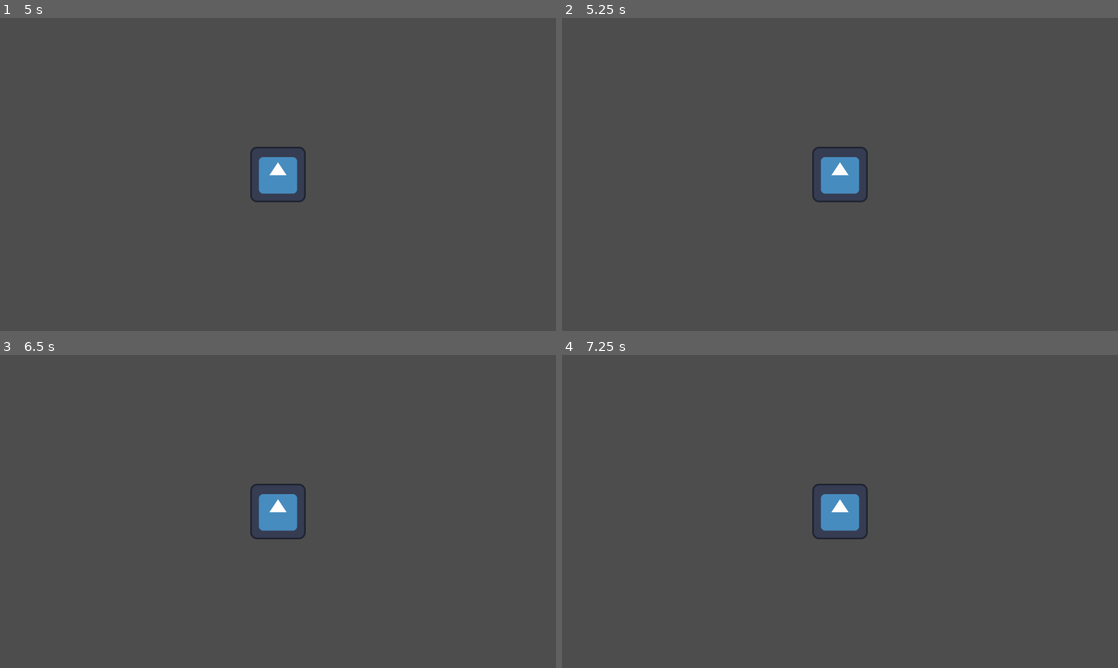
Above: before the commit, frames 1-4 (two rows, left to right).
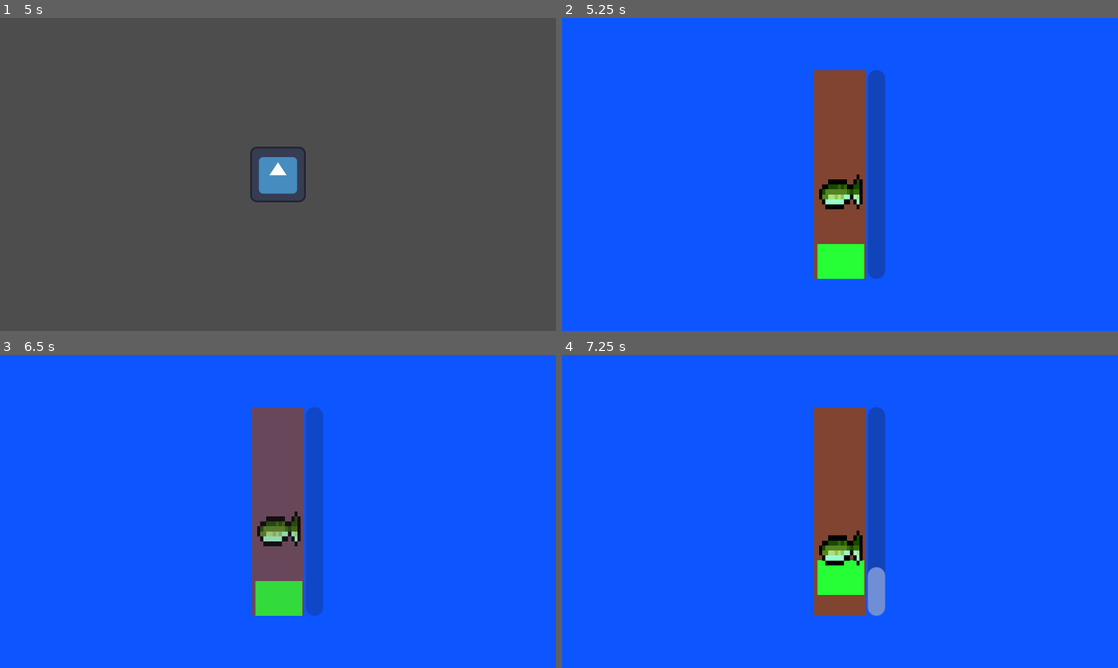
Above: after the commit, the same moments.

Repository: dogamujde/fishing-game
Game: Godot game, scene res://scenes/main.tscn
Same seed, same stepped clock (60 frames per second), same inputs: the game is played once before the commit and once after it. The engine's default icon, where the game draws it, is replaced by a stand-in: a white triangle on a blue panel in a dark square.
Inputs (mouse positions are in pixels of both pictures, inside the frame that each line leads up to):
- Up to frame 1 (5 s): tap Enter (ui_accept) at 0.5, 0.77, 0.8, 1.07, 1.35, 1.52, 1.82, 2.3, 2.75, 3.02, 3.32, 3.77, 3.8, 4.07, 4.25, 4.35, 4.52, 4.82 s; move the mouse to (400, 158) at 0.52 s; press the mouse at (400, 158) at 0.53 s; hold D (move_right) 0.53-1.28 s; move the mouse to (166, 190) at 1.27 s; release the mouse at (166, 190) at 1.28 s; hold S (move_down) 1.28-2.03 s; click (166, 190) at 1.55 s; move the mouse to (333, 105) at 2.02 s; hold D (move_right) 2.03-2.78 s; hold E (interact) 2.03-2.78 s; move the mouse to (250, 237) at 2.77 s; hold Up (ui_up) 2.78-3.53 s; click (250, 237) at 2.85 s; move the mouse to (444, 221) at 3.52 s; press the mouse at (444, 221) at 3.53 s; hold A (move_left) from 3.53 s (still down); move the mouse to (111, 127) at 4.27 s; release the mouse at (111, 127) at 4.28 s; click (111, 127) at 4.55 s
- Up to frame 2 (5.25 s): tap Enter (ui_accept) at 5 s; move the mouse to (867, 174) at 5.02 s; release A (move_left) at 5.03 s; hold S (move_down) from 5.03 s (still down); hold E (interact) from 5.03 s (still down)
- Up to frame 3 (6.5 s): tap Enter (ui_accept) at 5.3, 5.75, 6.02, 6.32 s; move the mouse to (194, 433) at 5.77 s; release S (move_down) at 5.78 s; release E (interact) at 5.78 s; hold D (move_right) from 5.78 s (still down); click (194, 433) at 5.85 s
- Up to frame 4 (7.25 s): move the mouse to (962, 495) at 6.52 s; release D (move_right) at 6.53 s; press the mouse at (962, 495) at 6.53 s; hold Up (ui_up) from 6.53 s (still down); tap Enter (ui_accept) at 6.77, 6.8, 7.07 s

Frame 1 is identical in both runs. In frame 2, 100% of the frame differs, in the area x 0-100%, y 0-100%; in frame 3, 100%; in frame 4, 100%.

Commit message:
finished minigame

Diff:
--- /dev/null
+++ b/Resources/Fish/Carp.tres
@@ -0,0 +1,9 @@
+[gd_resource type="Resource" script_class="FishType" format=3 uid="uid://crdoovg6uoqqj"]
+
+[ext_resource type="Script" uid="uid://so1o0wyu7fie" path="res://scripts/FishType.gd" id="1_s3blb"]
+
+[resource]
+script = ExtResource("1_s3blb")
+tint = Color(1, 1, 1, 1)
+pattern = 3
+metadata/_custom_type_script = "uid://so1o0wyu7fie"
--- /dev/null
+++ b/Resources/Rod/Bamboo Pole.tres
@@ -0,0 +1,7 @@
+[gd_resource type="Resource" script_class="RodType" format=3 uid="uid://bbwhv1rsaygy"]
+
+[ext_resource type="Script" uid="uid://bljvuuvxywnwn" path="res://scripts/RodType.gd" id="1_67dn3"]
+
+[resource]
+script = ExtResource("1_67dn3")
+metadata/_custom_type_script = "uid://bljvuuvxywnwn"
--- a/project.godot
+++ b/project.godot
@@ -55,6 +55,11 @@
 "events": [Object(InputEventKey,"resource_local_to_scene":false,"resource_name":"","device":-1,"window_id":0,"alt_press …(191 unchanged characters)…
 ]
 }
+attack={
+"deadzone": 0.2,
+"events": [Object(InputEventMouseButton,"resource_local_to_scene":false,"resource_name":"","device":-1,"window_id":0,"alt_pressed":false,"shift_pressed":false,"ctrl_pressed":false,"meta_pressed":false,"button_mask":1,"position":Vector2(587, 25),"global_position":Vector2(606, 121),"factor":1.0,"button_index":1,"canceled":false,"pressed":true,"double_click":false,"script":null)
+]
+}
 
 [physics]
 
--- a/scenes/FishingMiniGame.tscn
+++ b/scenes/FishingMiniGame.tscn
@@ -1,7 +1,10 @@
 [gd_scene format=3 uid="uid://c6t81t7gjktaa"]
 
 [ext_resource type="Script" uid="uid://cploci1w2mfq7" path="res://scripts/fishing_mini_game.gd" id="1_bxwdx"]
+[ext_resource type="Resource" uid="uid://crdoovg6uoqqj" path="res://Resources/Fish/Carp.tres" id="2_c1ico"]
 [ext_resource type="Texture2D" uid="uid://bf3mmiwhlueir" path="res://assets/fish_minigame/fishicon.png" id="2_d85yt"]
+[ext_resource type="Resource" uid="uid://bbwhv1rsaygy" path="res://Resources/Rod/Bamboo Pole.tres" id="3_n0roo"]
+[ext_resource type="AudioStream" uid="uid://bxqpt7dfxkk1g" path="res://assets/fish_minigame/hook.wav" id="5_n0roo"]
 
 [sub_resource type="ParticleProcessMaterial" id="ParticleProcessMaterial_j1a6q"]
 particle_flag_disable_z = true
@@ -15,8 +18,11 @@
 
 [node name="FishingMiniGame" type="CanvasLayer" unique_id=410411783]
 script = ExtResource("1_bxwdx")
+fish = ExtResource("2_c1ico")
+rod = ExtResource("3_n0roo")
 
 [node name="Control" type="Control" parent="." unique_id=1322134923]
+unique_name_in_owner = true
 layout_mode = 3
 anchors_preset = 15
 anchor_right = 1.0
@@ -34,6 +40,7 @@
 color = Color(0.050980393, 0.33333334, 1, 1)
 
 [node name="CatchArea" type="Control" parent="Control" unique_id=1013513032]
+unique_name_in_owner = true
 layout_mode = 1
 anchors_preset = 8
 anchor_left = 0.5
@@ -48,6 +55,7 @@
 grow_vertical = 2
 
 [node name="BarTrack" type="ColorRect" parent="Control/CatchArea" unique_id=1702775910]
+unique_name_in_owner = true
 layout_mode = 1
 anchors_preset = 8
 anchor_left = 0.5
@@ -62,7 +70,8 @@
 grow_vertical = 2
 color = Color(1, 0.5294118, 0.24705882, 1)
 
-[node name="ColorRect" type="ColorRect" parent="Control/CatchArea" unique_id=865343398]
+[node name="CatchBar" type="ColorRect" parent="Control/CatchArea" unique_id=865343398]
+unique_name_in_owner = true
 layout_mode = 1
 anchors_preset = 8
 anchor_left = 0.5
@@ -78,6 +87,7 @@
 color = Color(0.14901961, 1, 0.20784314, 1)
 
 [node name="FishIcon" type="TextureRect" parent="Control/CatchArea" unique_id=1729890298]
+unique_name_in_owner = true
 layout_mode = 1
 anchors_preset = 8
 anchor_left = 0.5
@@ -94,6 +104,7 @@
 expand_mode = 1
 
 [node name="Progress" type="ProgressBar" parent="Control/CatchArea" unique_id=1729727437]
+unique_name_in_owner = true
 layout_mode = 0
 offset_left = 36.0
 offset_top = 80.0
@@ -103,6 +114,7 @@
 show_percentage = false
 
 [node name="LabelFishName" type="Label" parent="Control" unique_id=377854372]
+unique_name_in_owner = true
 visible = false
 layout_mode = 1
 anchors_preset = 5
@@ -116,12 +128,17 @@
 vertical_alignment = 1
 
 [node name="SFXH" type="AudioStreamPlayer" parent="Control" unique_id=1719468083]
+unique_name_in_owner = true
+stream = ExtResource("5_n0roo")
 
 [node name="SFXC" type="AudioStreamPlayer" parent="Control" unique_id=1800037586]
+unique_name_in_owner = true
 
 [node name="SFXF" type="AudioStreamPlayer" parent="Control" unique_id=374545185]
+unique_name_in_owner = true
 
 [node name="ParticleBurst" type="GPUParticles2D" parent="Control" unique_id=195695647]
+unique_name_in_owner = true
 position = Vector2(160, 27)
 emitting = false
 amount = 100
--- a/scripts/FishType.gd
+++ b/scripts/FishType.gd
@@ -2,3 +2,14 @@
 class_name FishType
 
 @export var fish_name: String = "Carp"
+@export var tint: Color = Color.SKY_BLUE
+
+@export var allowed_areas: Array[String] = ["first"]
+
+@export_range(0.2, 3.0, 0.05) var bite_time_avg: float = 1.3
+@export_range(0.1, 2.0, 0.05) var bite_time_variance: float = 0.5
+
+@export_range(0.0, 1.0, 0.01) var difficulty: float = 0.45
+
+enum MovePattern { SMOOTH, DARTY, SINK_RISE, CHAOTIC }
+@export var pattern: MovePattern = MovePattern.SMOOTH
--- /dev/null
+++ b/scripts/RodType.gd
@@ -0,0 +1,16 @@
+extends Resource
+class_name RodType
+
+@export var rod_name: String = "Bamboo Pole"
+
+@export_range(-80.0, 120.0, 1.0) var bar_size_bonus: float = 0.0
+@export_range(200.0, 1600.0, 10.0) var bar_accel: float = 700.0
+@export_range(0.0, 1.0, 0.01) var bar_drag: float = 0.10
+@export_range(100.0, 800.0, 10.0) var bar_gravity: float = 350.0
+
+@export_range(0.5, 1.5, 0.01) var bite_rate_mult: float = 1.0
+@export_range(0.6, 1.4, 0.01) var hook_window_mult: float = 1.0
+@export_range(0.7, 1.4, 0.01) var escape_drain_mult: float = 1.0
+
+@export_range(0.8, 1.4, 0.01) var hit_freeze_mult: float = 1.0
+@export var allow_tackle_slot: bool = false
--- a/scripts/fishing_mini_game.gd
+++ b/scripts/fishing_mini_game.gd
@@ -15,7 +15,7 @@
 @onready var sfx_hook: AudioStreamPlayer = %SFXH
 @onready var sfx_catch: AudioStreamPlayer = %SFXC
 @onready var sfx_fail: AudioStreamPlayer = %SFXF
-@onready var burst: GPUParticles2D = %ParticlesBurst
+@onready var burst: GPUParticles2D = %ParticleBurst
 
 const BASE_BAR_HEIGHT := 20.0
 const BASE_HOOK_WINDOW := 0.6
@@ -28,7 +28,7 @@
 var _state: STATE = STATE.CASTING
 var _elapsed: float = 0.0
 var _duration: float = 0.0
-var _bite_timer: float
+var _bite_timer: float = 2.0
 var _hook_window: float
 var _bar_h: float
 var _bar_pos: float = 0.0
@@ -37,3 +37,209 @@
 var _fish_vel: float = 0.0
 var _progress_val: float = 0.0
 var _fish_seed: float
+
+func _ready():
+	if not fish or not rod:
+		push_warning("FishingMinigame requires fish & rod resources.")
+		return
+
+	_set_defaults()
+
+func _unhandled_input(event):
+	if _state == STATE.HOOK:
+		if event.is_action_pressed("ui_accept") or event.is_action_pressed("attack"):
+			_on_hook()
+
+func _update_input_bar(delta: float):
+	var up := Input.is_action_pressed("ui_accept") or Input.is_action_pressed("attack") or Input.is_action_pressed("ui_up")
+	var dir := 1.0 if up else -1.0
+
+	_bar_vel += dir * rod.bar_accel * delta
+	_bar_vel -= _bar_vel * rod.bar_drag
+	_bar_vel -= rod.bar_gravity * delta
+
+	_bar_pos += _bar_vel * delta / _track_height()
+	_bar_pos = clamp(_bar_pos, 0.0, 1.0)
+
+	if _bar_pos == 0.0 and _bar_vel < 0.0:
+		_bar_vel *= -0.35
+	if _bar_pos == 1.0 and _bar_vel > 0.0:
+		_bar_vel *= -0.35
+
+	_set_catch_bar_visual()
+
+func _update_fish_motion(delta: float):
+	var d := fish.difficulty
+	match fish.pattern:
+		fish.MovePattern.SMOOTH:
+			var t = _elapsed + _fish_seed
+			var target = 0.5 + 0.35 * sin( t* 1.2) + 0.15 * sin( t * 2.7 + 1.3)
+			_fish_vel += (target - _fish_pos) * (2.2 + 2.0 * d )
+			_fish_vel *= 0.84 - 0.2 * d
+		fish.MovePattern.DARTY:
+			if randi() % 10 == 0:
+				_fish_vel = randf_range(-2.8 - 2.5 * d, 2.8 + 2.5 * d )
+			_fish_vel *= 0.86 - 0.25 * d
+		fish.MovePattern.SINK_RISE:
+			var t2 = _elapsed * (0.6 + d)
+			var target2 = 0.5 + 0.45 * sin(t2)
+			_fish_vel += (target2 - _fish_pos) * (1.3 + 1.2 * d)
+			_fish_vel += 0.7 * sin(t2 * 2.5) * d
+			_fish_vel *= 0.88
+		fish.MovePattern.CHAOTIC:
+			var t3 = _elapsed * 2.0
+			_fish_vel += randf_range(-0.8, 0.8) * (1.2 + 2.2 * d)
+			_fish_vel += 0.8 * sin(t3 * 3.3)
+			_fish_vel *= 0.80 - 0.1 * d
+
+	_fish_pos += _fish_vel * delta * 0.45
+	_fish_pos = clamp(_fish_pos, 0.02, 0.98)
+	_set_fish_visual()
+
+
+func _physics_process(delta: float):
+	_elapsed += delta
+	_duration += delta
+
+	match _state:
+		STATE.CASTING:
+			_state = STATE.BITE
+		STATE.BITE:
+			_bite_timer -= delta * rod.bite_rate_mult
+			if _bite_timer <= 0.0:
+				_prompt_hook()
+		STATE.HOOK:
+			_hook_window -= delta * rod.hook_window_mult
+			if _hook_window <= 0.0:
+				_fail("Too slow")
+		STATE.PLAY:
+			_update_input_bar(delta)
+			_update_fish_motion(delta)
+			_handle_collisions(delta)
+			_update_progress_ui()
+
+			if _progress_val >= 100.0:
+				_success()
+			elif _progress_val <= 0.0 and _duration > DURATION:
+				_fail("Escaped")
+
+		STATE.END:
+			pass
+
+func _prompt_hook():
+	_state = STATE.HOOK
+	_hook_window = BASE_HOOK_WINDOW * rod.hook_window_mult
+
+	flash_node(catch_area, 0.12)
+	_punch_ui(root_ui, 1.05, 0.08)
+	sfx_hook.play()
+
+func _fail(_why: String):
+	_state = STATE.END
+	print("fail : " + _why)
+
+	sfx_fail.play()
+	_shake(5.0, 0.20)
+
+	await get_tree().create_timer(0.2).timeout
+	emit_signal("fishing_finished", false, fish, 0)
+
+func _success():
+	_state = STATE.END
+	sfx_catch.play()
+	burst.emitting = true
+	label_name.show()
+
+	_shake(10.0, 0.25)
+	_punch_ui(root_ui, 1.12, 0.18)
+
+	await get_tree().create_timer(0.25).timeout
+	emit_signal("fishing_finished", true, fish)
+
+func _on_hook():
+	_state = STATE.PLAY
+	_progress_val = 20.0
+	_time_freeze(0.06 * rod.hit_freeze_mult)
+	_shake(6.0, 0.18)
+
+func _rng_bite_time() -> float:
+	return max(0.25, fish.bite_time_avg + randf_range(-fish.bite_time_variance, fish.bite_time_variance))
+
+func _track_height() -> float:
+	return bar_track.size.y - _bar_h
+
+func _bar_px_top() -> float:
+	var track_top := bar_track.global_position.y
+	var y := track_top + (1.0 - _bar_pos) * _track_height()
+	return y
+
+func _set_catch_bar_visual():
+	catch_bar.size = Vector2(bar_track.size.x * 0.9, _bar_h)
+
+	var y_top := _bar_px_top()
+	catch_bar.global_position = Vector2(bar_track.global_position.x + bar_track.size.x*0.05, y_top)
+
+func _set_defaults():
+	label_name.text = fish.fish_name
+	bar_track.modulate = fish.tint.lerp(Color.DARK_BLUE, 0.5)
+	_bar_h = BASE_BAR_HEIGHT + rod.bar_size_bonus
+	_hook_window = BASE_HOOK_WINDOW * rod.hook_window_mult
+	_bite_timer = _rng_bite_time()
+	_fish_seed = randf() * 1000.0
+
+	_set_catch_bar_visual()
+	_set_fish_visual()
+
+	progress.value = 0
+	_punch_ui(root_ui, 1.03, 0.12)
+
+func _set_fish_visual():
+	var y: float = lerp(
+		bar_track.global_position.y + bar_track.size.y - 12.0,
+		bar_track.global_position.y + 12.0,
+		_fish_pos
+					)
+	fish_icon.global_position.y = y
+	fish_icon.modulate = fish.tint
+
+func _handle_collisions(delta: float):
+	var on_fish := _is_bar_over_fish()
+	if on_fish:
+		_progress_val += PROGRESS_GAIN * delta
+	else:
+		_progress_val -= BASE_ESCAPE_DRAIN * rod.escape_drain_mult * delta
+
+	_progress_val = max(0, _progress_val)
+	if _progress_val > 0:
+		_duration = 0
+
+func _update_progress_ui():
+	progress.value = clamp(_progress_val, 0.0, 100.0)
+
+func _is_bar_over_fish() -> bool:
+	var fish_rect := Rect2(fish_icon.global_position, fish_icon.size)
+
+	var bar_rect := Rect2(catch_bar.global_position, catch_bar.size)
+	return bar_rect.intersects(fish_rect)
+
+func _punch_ui(node: Node, scale_to: float, time:float):
+	var t := create_tween()
+	t.tween_property(node, "scale", Vector2.ONE * scale_to, time * 0.5)
+	t.tween_property(node, "scale", Vector2.ONE, time * 0.5)
+
+func flash_node(node: CanvasItem, duration: float):
+	var t := create_tween()
+	t.tween_property(node, "modulate", Color(1,1,1,0.4), duration * 0.5)
+	t.tween_property(node, "modulate", Color(1,1,1,1), duration * 0.5)
+
+func _shake(intensity: float, duration: float):
+	var tween := create_tween().set_trans(Tween.TRANS_SINE).set_ease(Tween.EASE_IN_OUT)
+	for i in range(8):
+		var off := Vector2(randf_range(-intensity, intensity), randf_range(-intensity, intensity))
+		tween.tween_property(root_ui, "position", off, duration/8.0)
+	tween.tween_property(root_ui, "position", Vector2.ZERO, 0.06)
+
+func _time_freeze(seconds: float):
+	Engine.time_scale = 0.0
+	await get_tree().create_timer(seconds, true, true ,true).timeout
+	Engine.time_scale = 1.0
--- a/scripts/fishing_spot.gd
+++ b/scripts/fishing_spot.gd
@@ -4,13 +4,14 @@
 # joseph's minigame connects to this, it says which spot the player is fishing at
 signal fishing_requested(spot: FishingSpot)
 
+const MINIGAME := preload("res://scenes/FishingMiniGame.tscn")
 # the player standing in this spot, null if nobody is here
 var player_inside: Player = null
 
 func _ready() -> void:
 	body_entered.connect(_on_body_entered)
 	body_exited.connect(_on_body_exited)
-
+	fishing_requested.connect(_start_fishing)
 func _on_body_entered(body: Node2D) -> void:
 	# only care about the player, walls and fish shouldnt trigger fishing
 	if body is Player:
@@ -25,3 +26,15 @@
 	if player_inside and player_inside.can_move and event.is_action_pressed("interact"):
 		print("fishing requested at ", name)
 		fishing_requested.emit(self)
+
+func _start_fishing(_spot: FishingSpot) -> void:
+	var player := player_inside   # keep a reference in case they leave the area mid-game
+	player.can_move = false
+	var game := MINIGAME.instantiate()
+	add_child(game)
+	game.fishing_finished.connect(_on_fishing_finished.bind(game, player))
+
+func _on_fishing_finished(success: bool, fish: FishType, value: int, game: Node, player: Player) -> void:
+	print("caught: ", success, " ", fish.fish_name if fish else "")
+	game.queue_free()
+	player.can_move = true
Not shown, added: assets/fish_minigame/hook.wav.import
Not shown, added: scripts/RodType.gd.uid
Not shown, added: assets/fish_minigame/hook.wav
